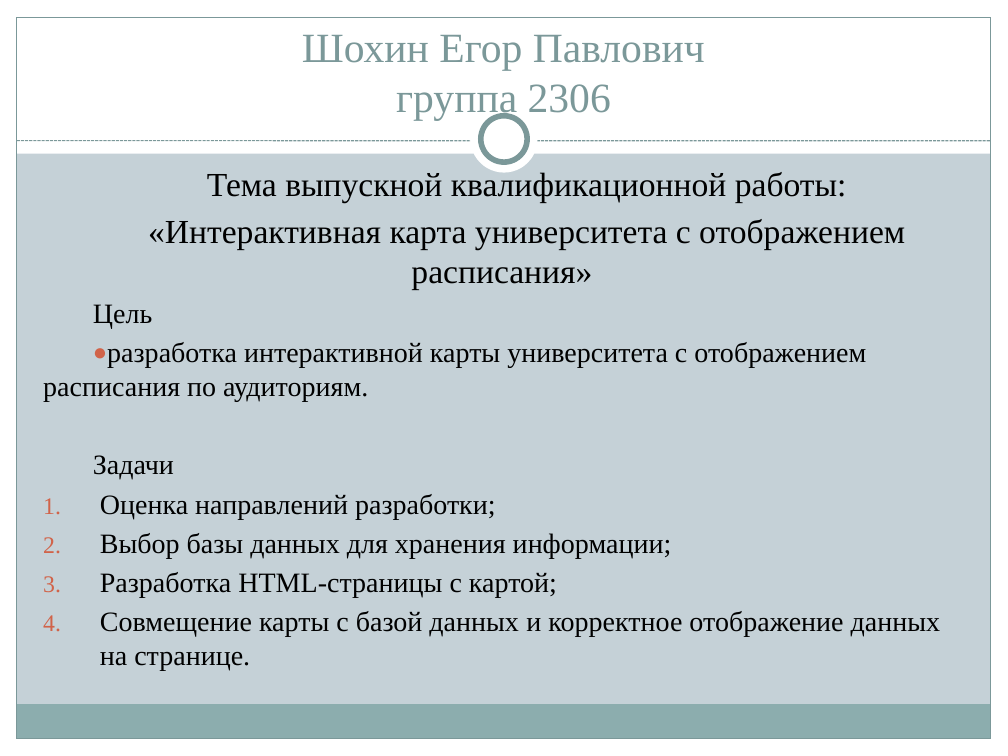
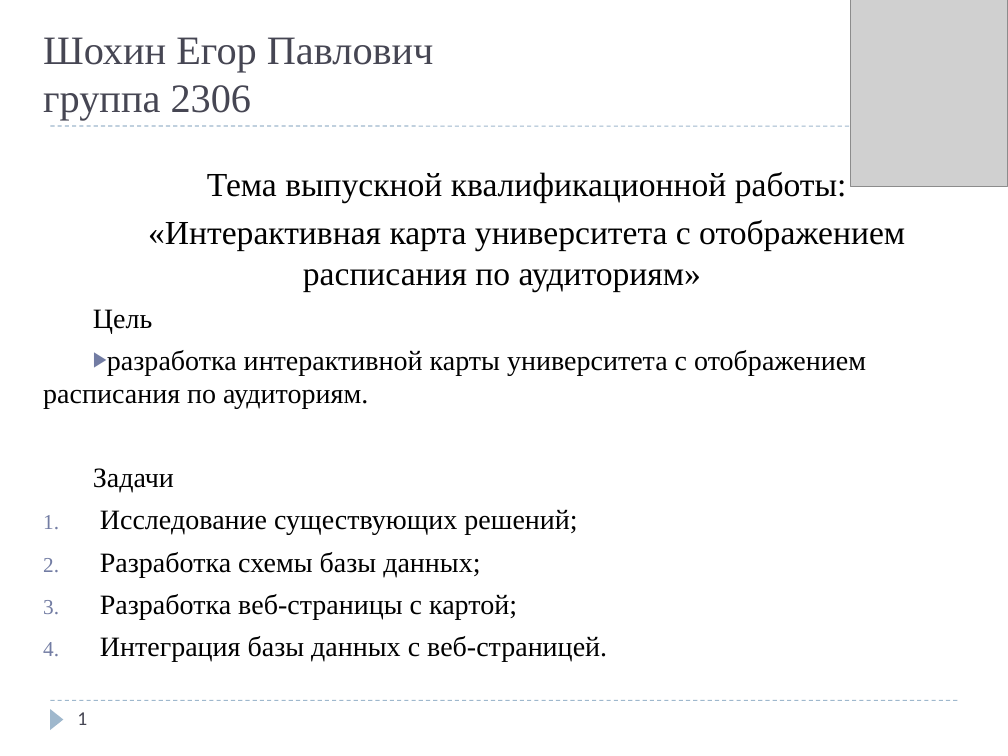
Before and after one commit to egorsh0/svg-map, a slide deck: slide 1 of docs/2016ВКР230618ШОХИН.pptx. Drawn at 1008x756 pixels with LibreOffice and Linux fonts; fonts in the diff are those of the drawing; grey boxes stand for pictures. Boxes give left, top, right and bottom in pixels: in the first picture for what was removed or moved away, otherwise in the second. Text is boxed around its words. In the diff, an @@ line names an element or a change of style, - is before the commit and + after.

```diff
--- a/docs/2016ВКР230618ШОХИН.pptx
+++ b/docs/2016ВКР230618ШОХИН.pptx
@@ background #C5D1D7 to #FFFFFF @@
@@ rectangle removed at <box>0,0,1008,153</box> @@
@@ rectangle removed at <box>0,0,17,756</box> @@
@@ rectangle removed at <box>17,17,991,739</box> @@
@@ title "Шохин Егор Павлович группа 2306" at <box>43,37,434,121</box>: size 29.7 to 28.8 pt, text colour #7C999A to #464653; alignment centre to left @@
@@ picture added at <box>851,0,1008,186</box> @@
@@ rectangle removed at <box>991,0,1008,756</box> @@
@@ ellipse removed at <box>471,106,538,173</box> @@
@@ ellipse removed at <box>481,116,527,162</box> @@
@@ line moved from (17, 141) - (991, 141) to (50, 126) - (958, 126) @@
@@ line (50, 126) - (958, 126): stroke #7C999A 0.75 pt dashed to #9FB8CD 0.75 pt dashed @@
@@ text at <box>43,172,866,493</box>: more space between paragraphs; bullet ● to ▶; bullet colour #D16349 to #727CA3 @@
@@ text at <box>148,220,905,291</box>: text changed @@
-«Интерактивная карта университета с отображением расписания»
+«Интерактивная карта университета с отображением расписания по аудиториям»
@@ text at <box>100,509,607,661</box>: text changed @@
-1. Оценка направлений разработки;
-2. Выбор базы данных для хранения информации;
-3. Разработка HTML-страницы с картой;
-4. Совмещение карты с базой данных и корректное отображение данных на странице.
+1. Исследование существующих решений;
+2. Разработка схемы базы данных;
+3. Разработка веб-страницы с картой;
+4. Интеграция базы данных с веб-страницей.
@@ rectangle removed at <box>16,705,990,739</box> @@
@@ line added from (50, 701) to (958, 701), #9FB8CD 0.75 pt dashed @@
@@ triangle added at <box>50,709,64,730</box>, fill #9FB8CD @@
@@ page number added at <box>77,712,87,725</box>, 14 pt, text #464653 @@
+1
@@ rectangle removed at <box>0,739,1008,756</box> @@
```
Also in this commit, not shown: 3 other slides changed, 6 slides added, 8 slides removed, 3 other files.
